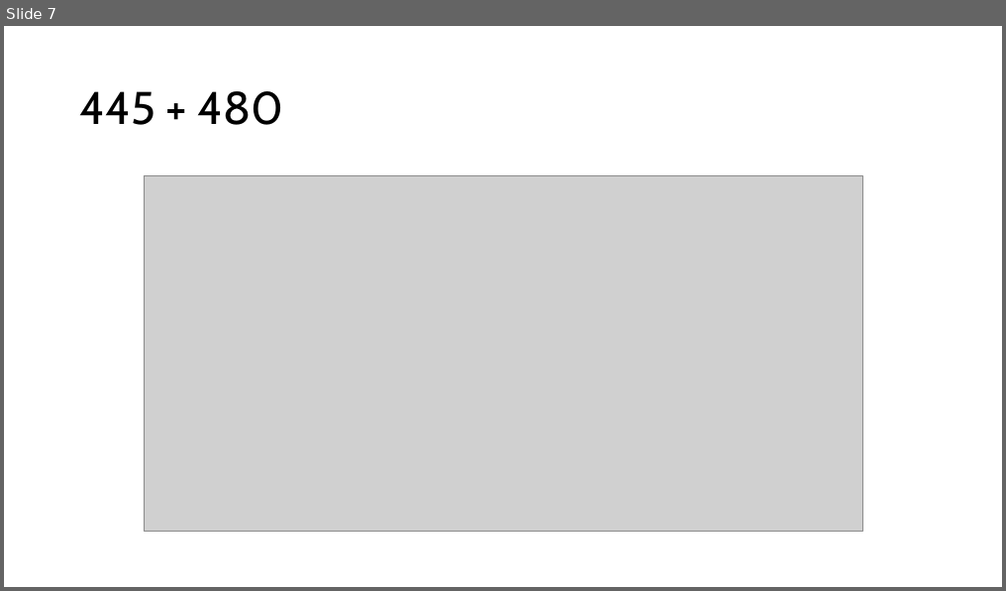
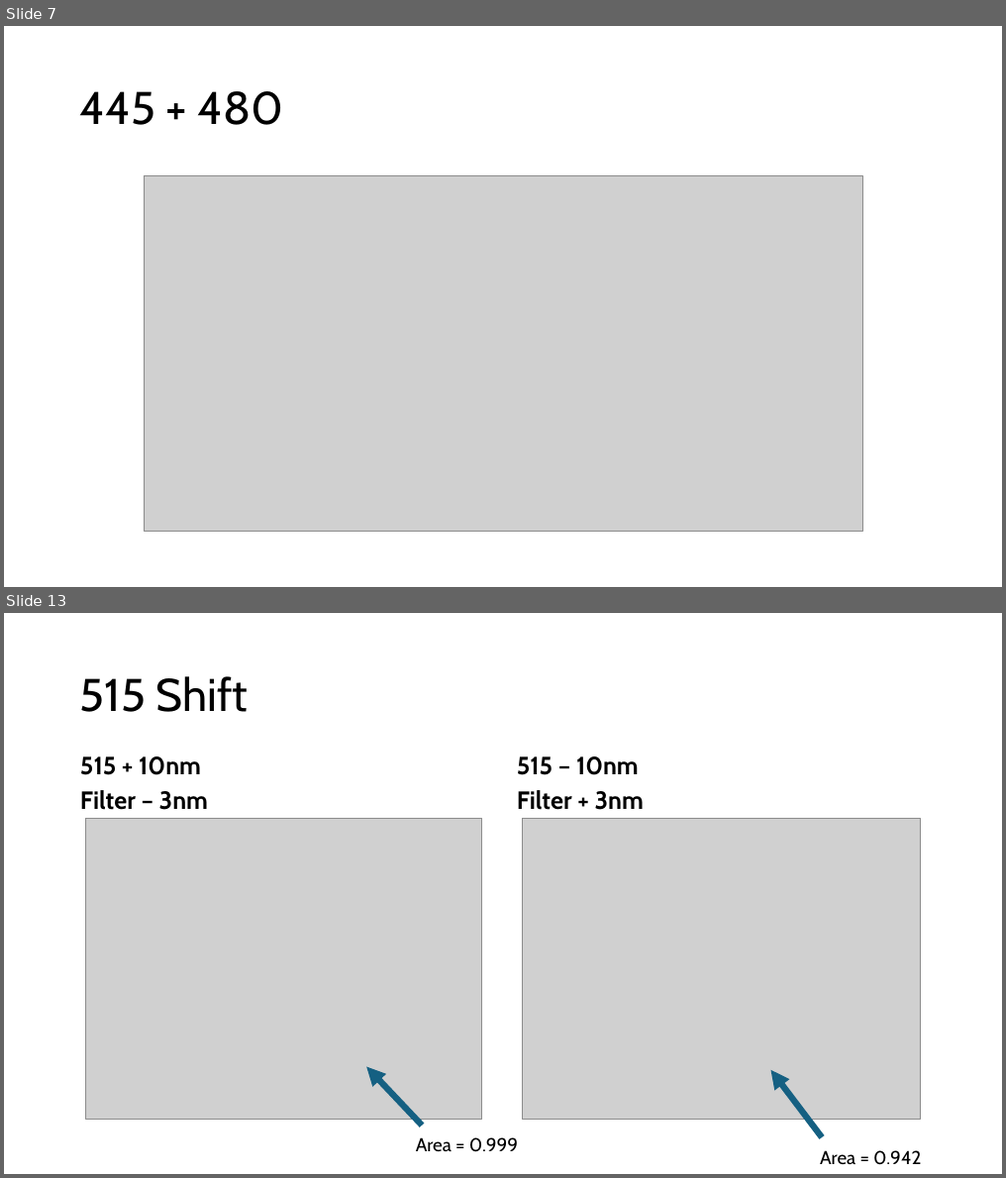
Before and after one commit to joshlwhitehead/work, a slide deck: analysis/fluorimeter/fluoroStack/fluoroStackTolerance.pptx. Shown one above the other, each under a label of ours: slide 7 before the commit, slides 7 and 13 after it; the slides between them are not shown. The pictures are 1006x591 and 1006x1178 pixels, drawn with LibreOffice and Linux fonts; fonts in the diff are those of the drawing; grey boxes stand for pictures. Boxes give left, top, right and bottom in pixels: in the first picture for what was removed or moved away, otherwise in the second. Text is boxed around its words. In the diff, an @@ line names an element or a change of style, - is before the commit and + after.

```diff
--- a/analysis/fluorimeter/fluoroStack/fluoroStackTolerance.pptx
+++ b/analysis/fluorimeter/fluoroStack/fluoroStackTolerance.pptx
@@ slide 13 added at [4, 613, 1002, 1174], background #FFFFFF @@
@@ title added at [80, 676, 248, 712], 44 pt, text #000000 @@
+515 Shift
@@ text added at [80, 757, 208, 810], 24 pt, text #000000, bold @@
+515 + 10nm
+Filter – 3nm
@@ text added at [517, 757, 644, 810], 24 pt, text #000000, bold @@
+515 – 10nm
+Filter + 3nm
@@ picture added at [85, 818, 481, 1120] @@
@@ picture added at [522, 818, 921, 1120] @@
@@ arrow added from (422, 1126) to (366, 1067), #156082 6 pt @@
@@ arrow added from (823, 1138) to (770, 1070), #156082 6 pt @@
@@ text added at [416, 1138, 518, 1153], 18 pt, text #000000 @@
+Area = 0.999
@@ text added at [820, 1151, 921, 1165], 18 pt, text #000000 @@
+Area = 0.942
```
Also in this commit, not shown: 2 slides changed, 3 other slides added, 4 other files.
